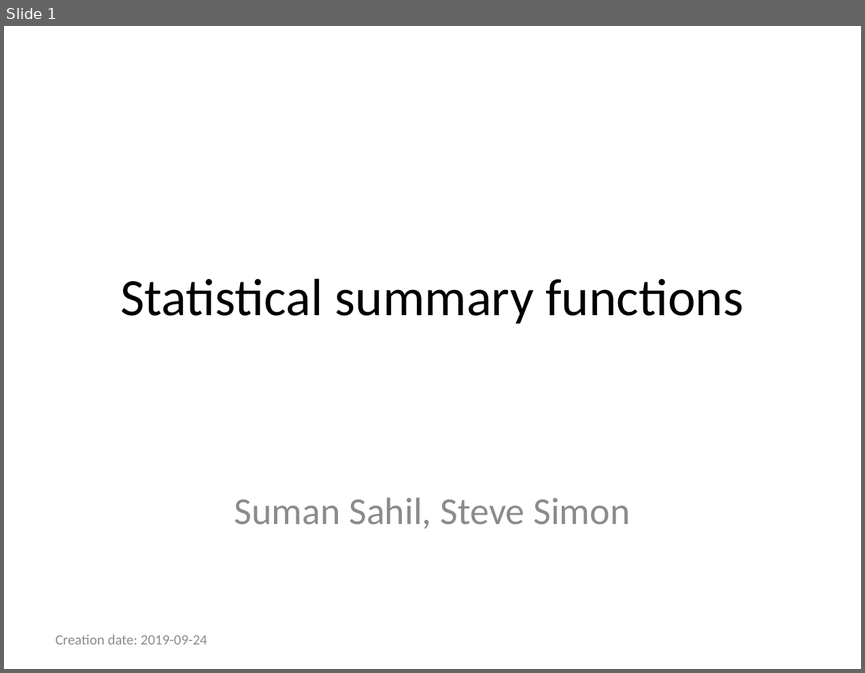
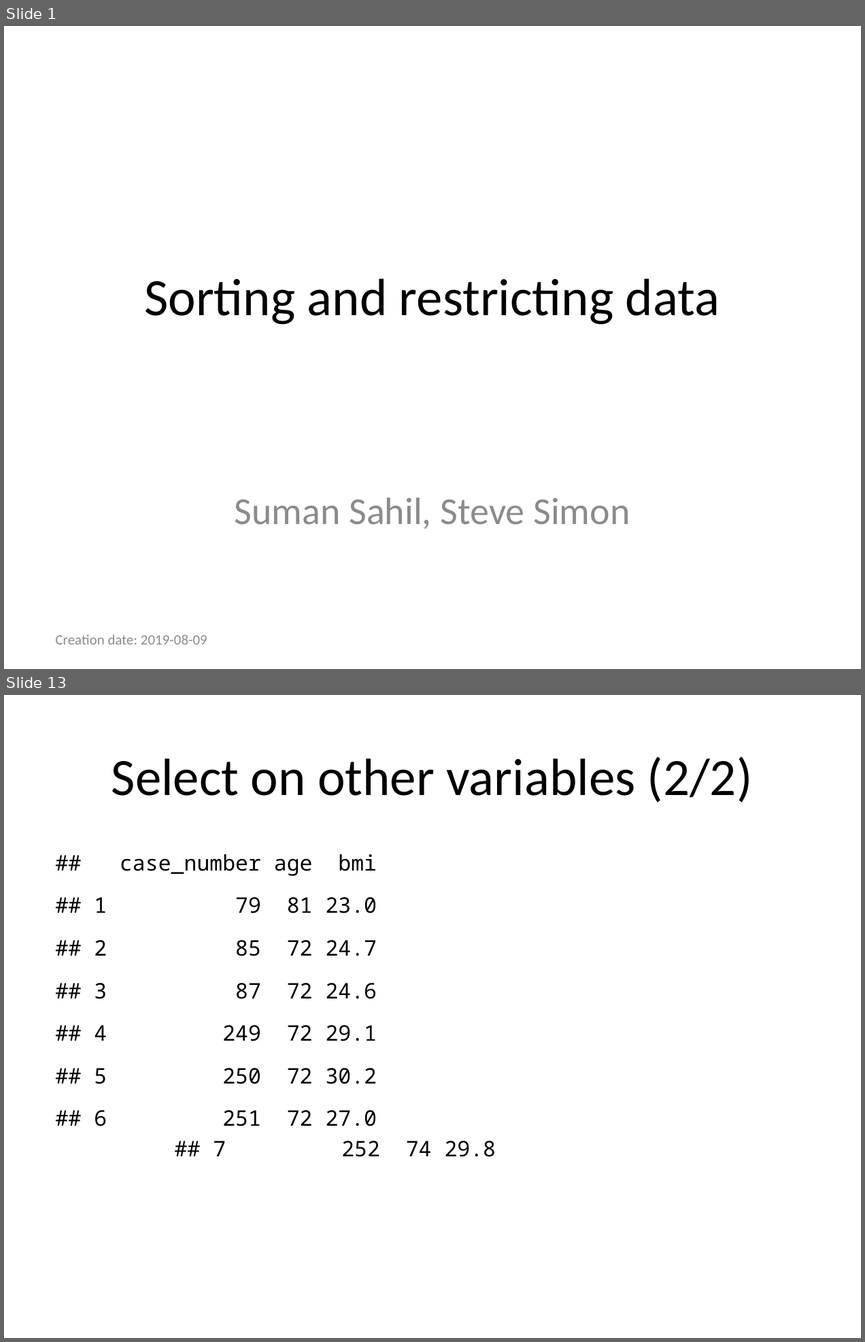
Before and after one commit to pmean/introduction-to-sql, a slide deck: module04-sorting-and-restricting-data/results/where.pptx. Shown one above the other, each under a label of ours: slide 1 before the commit, slides 1 and 13 after it; the slides between them are not shown. The pictures are 865x673 and 865x1342 pixels, drawn with LibreOffice and Linux fonts; fonts in the diff are those of the drawing. Boxes give left, top, right and bottom in pixels: in the first picture for what was removed or moved away, otherwise in the second. Text is boxed around its words. In the diff, an @@ line names an element or a change of style, - is before the commit and + after.

```diff
--- a/module04-sorting-and-restricting-data/results/where.pptx
+++ b/module04-sorting-and-restricting-data/results/where.pptx
@@ slide 13 added at [4,695,861,1338], background #FFFFFF @@
@@ title added at [111,757,752,802], 44 pt, text #000000 @@
+Select on other variables (2/2)
@@ text added at [94,854,496,1157], 18 pt, text #000000 @@
+## case_number age bmi
+## 1 79 81 23.0
+## 2 85 72 24.7
+## 3 87 72 24.6
+## 4 249 72 29.1
+## 5 250 72 30.2
+## 6 251 72 27.0
+## 7 252 74 29.8
@@ slide 1 changed as well @@
@@ title at [144,278,719,325]: text changed @@
-Statistical summary functions
+Sorting and restricting data
@@ text at [56,634,207,644]: text changed @@
-Creation date: 2019-09-24
+Creation date: 2019-08-09
```
Also in this commit, not shown: 3 other slides changed, 34 other slides added, 15 other files.
